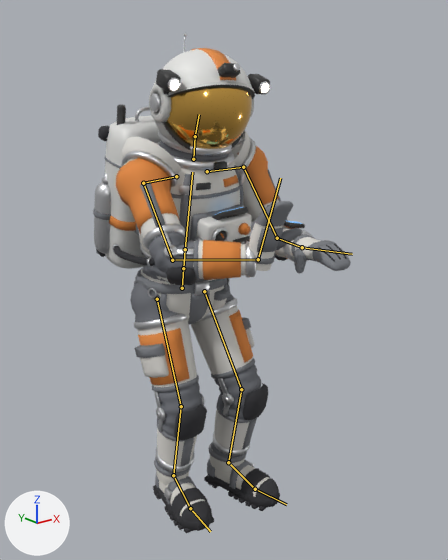
A saved change to the glTF model static/martian/assets/models/astronaut.glb.
Rendered twice from a camera (50 mm lens) standing at (-1.355, -1.889, 1.678) and looking at (0.024, -0.164, 0.988). The axes (+X, +Y, +Z) are drawn at lower left. The lights are the same throughout. The older version comes first. Both versions are drawn at frame 46 of the action 'WorkStand'; the numbers are the values there. The bones that bend it are drawn over the model as lines.
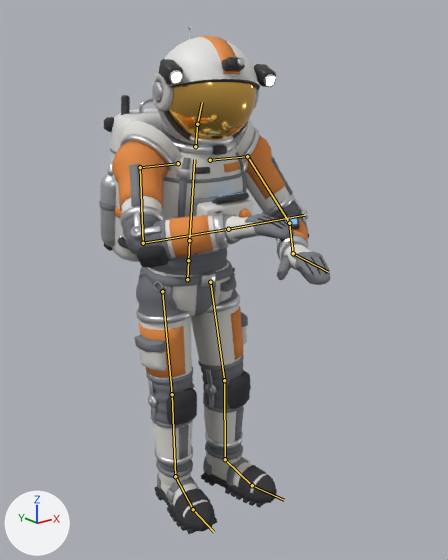
Where the change shows, as pixel boxes [x1, y1, x2, y2] in the pictures (448 x 560 px):
'Mesh_0', posed (10% narrower)
    before: [93, 33, 351, 533]
    after: [99, 26, 330, 534]
bone 'hips', root to tip
    before: (182, 288) to (183, 268)
    after: (187, 279) to (188, 260)
bone 'spine', root to tip
    before: (183, 268) to (185, 249)
    after: (188, 260) to (189, 240)
bone 'chest', root to tip
    before: (185, 249) to (192, 172)
    after: (189, 240) to (194, 159)
bone 'neck', root to tip
    before: (193, 159) to (195, 136)
    after: (195, 146) to (197, 124)
bone 'head', root to tip
    before: (195, 136) to (199, 114)
    after: (197, 124) to (202, 102)
bone 'shoulder_L', root to tip
    before: (207, 171) to (243, 167)
    after: (210, 160) to (247, 156)
bone 'upper_arm_L', root to tip
    before: (243, 167) to (277, 238)
    after: (247, 156) to (289, 223)
bone 'hand_L', root to tip
    before: (302, 247) to (352, 254)
    after: (293, 253) to (328, 272)
bone 'shoulder_R', root to tip
    before: (176, 176) to (143, 183)
    after: (178, 163) to (140, 167)
bone 'upper_arm_R', root to tip
    before: (143, 183) to (172, 260)
    after: (140, 167) to (143, 243)
bone 'forearm_R', root to tip
    before: (172, 260) to (258, 259)
    after: (143, 243) to (228, 229)
bone 'hand_R', root to tip
    before: (258, 259) to (280, 178)
    after: (228, 229) to (304, 215)
bone 'thigh_L', root to tip
    before: (204, 291) to (241, 389)
    after: (210, 282) to (224, 380)
bone 'shin_L', root to tip
    before: (241, 389) to (228, 462)
    after: (224, 380) to (225, 459)
bone 'foot_L', root to tip
    before: (228, 462) to (255, 489)
    after: (225, 459) to (252, 485)
bone 'thigh_R', root to tip
    before: (157, 299) to (181, 406)
    after: (162, 291) to (172, 394)
bone 'shin_R', root to tip
    before: (181, 406) to (173, 475)
    after: (172, 394) to (175, 476)
bone 'foot_R', root to tip
    before: (173, 475) to (190, 508)
    after: (175, 476) to (193, 509)

The change in detail:
Bone 'hips' (bone_hips) moves from (-0.031, -0.042, -0.03) to (-0.022, -0.003, -0.004).
Bone 'hips' (bone_hips) turns from (5, -4, -3) to (6, -3, -1) degrees about its own x, y and z.
Bone 'spine' (bone_spine) turns from (5, 2, 2) to (2, 1, 1) degrees about its own x, y and z.
Bone 'chest' (bone_chest) turns from (3, 5, 3) to (2, 1, 1) degrees about its own x, y and z.
Bone 'neck' (bone_neck) turns from (-4, -3, -1) to (4, -3, 0) degrees about its own x, y and z.
Bone 'head' (bone_head) turns from (8, -6, -2) to (11, -5, -1) degrees about its own x, y and z.
Bone 'shoulder_L' (bone_shoulder_l) turns from (1, 0, -7) to (1, 0, -5) degrees about its own x, y and z.
Bone 'upper_arm_L' (bone_upper_arm_l) turns from (-39, 5, -14) to (-28, 26, -27) degrees about its own x, y and z.
Bone 'hand_L' (bone_hand_l) turns from (31, 72, 20) to (22, 54, -3) degrees about its own x, y and z.
Bone 'shoulder_R' (bone_shoulder_r) turns from (3, -1, 10) to (2, 0, 6) degrees about its own x, y and z.
Bone 'upper_arm_R' (bone_upper_arm_r) turns from (-46, -10, 41) to (-35, -14, 39) degrees about its own x, y and z.
Bone 'forearm_R' (bone_forearm_r) turns from (-57, 16, 29) to (-74, 26, 34) degrees about its own x, y and z.
Bone 'hand_R' (bone_hand_r) turns from (115, -105, -41) to (45, -49, -20) degrees about its own x, y and z.
Bone 'thigh_L' (bone_thigh_l) turns from (-29, -17, -4) to (-13, -17, -2) degrees about its own x, y and z.
Bone 'shin_L' (bone_shin_l) turns from (36, 0, 0) to (9, 0, 0) degrees about its own x, y and z.
Bone 'foot_L' (bone_foot_l) turns from (-12, -2, 2) to (-2, -2, 1) degrees about its own x, y and z.
Bone 'thigh_R' (bone_thigh_r) turns from (-23, 0, -6) to (-9, 0, -3) degrees about its own x, y and z.
Bone 'shin_R' (bone_shin_r) turns from (34, 0, 0) to (6, 0, 0) degrees about its own x, y and z.
Bone 'foot_R' (bone_foot_r) turns from (-16, 0, 4) to (-2, -1, 3) degrees about its own x, y and z.
